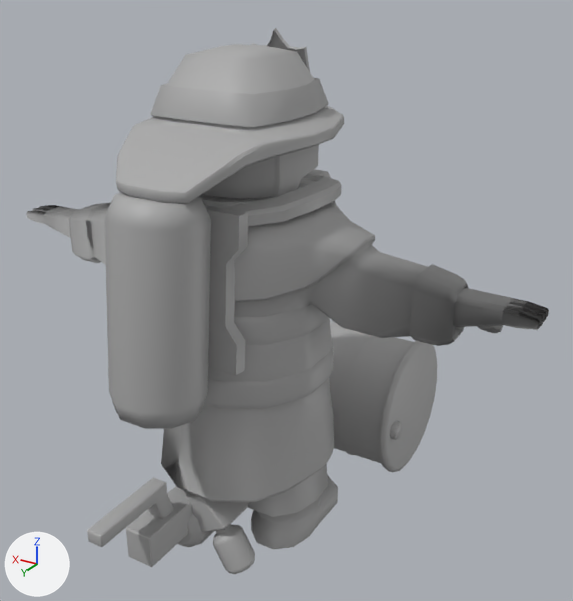
The FBX model Water Dept/Assets/Artwork/Animations/Player/Character_Run.fbx as it was, and as the next commit left it.
Both versions are drawn from a 50 mm lens placed at (-0.145, 0.214, 0.205), pointed at (-0.005, -0.018, 0.089). Lighting does not change. The marker at lower left points along +X, +Y and +Z. The older version comes first. Where no turn or scale is listed for an object, it has been applied to the vertices. Vertices at exactly the same position are counted once.
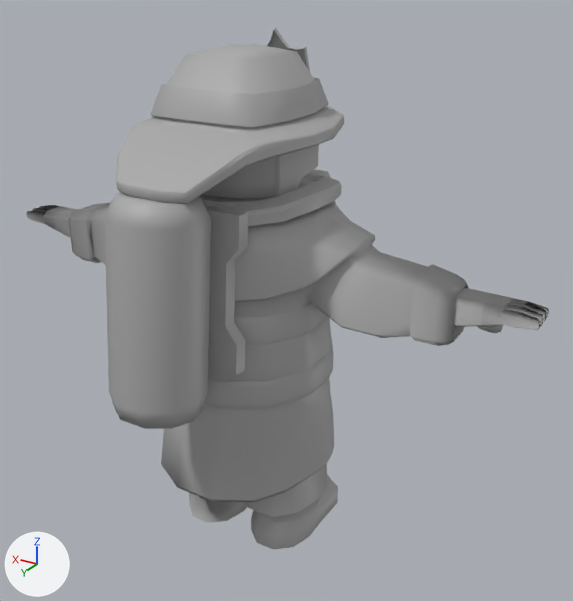
ob_flamer_rig is not drawn itself; it is the parent of ob_flamer_ctrl.
ob_fire_barrel is not drawn itself; it is the parent of ob_master_ctrl.

Where the change shows, as pixel boxes [x1, y1, x2, y2] in the pictures (573 x 601 px):
'pCylinder35', rescaled (not visible afterwards): before [329, 322, 437, 473]
'Flamer_geo', rescaled (not visible afterwards): before [87, 477, 255, 574]

Edits to the bpy script that builds the scene:
```text
Change me_mesh_001:
    where me_mesh_001.from_pydata(...)  # 1734 vertices, 1789 faces; spans x -0.102..0.102, y -0.032..0.035, z -0.042..0.095
    used by ob_polysurface11; location = (0.0, 0.0, 0.0421)
    me_mesh_001 part 1: its shading normals changed
Change ob_flamer_rig:
    ob_flamer_rig.scale: (1.0, 1.0, 1.0) -> (0.0, 0.0, 0.0)
Change ob_fire_barrel:
    ob_fire_barrel.scale: (1.0, 1.0, 1.0) -> (0.0, 0.0, 0.0)
```
